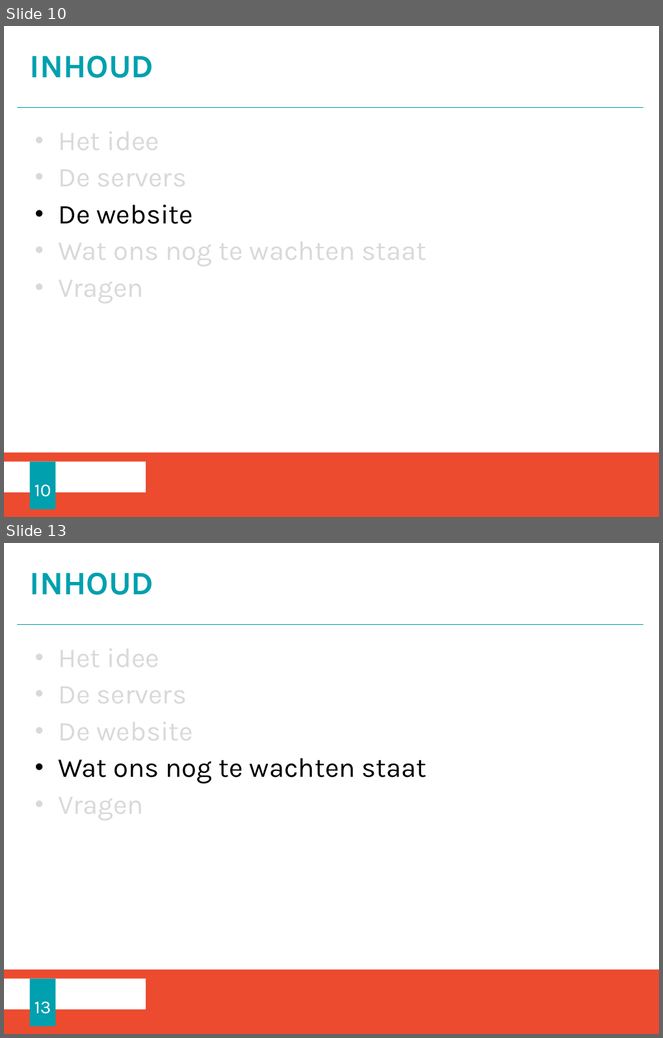
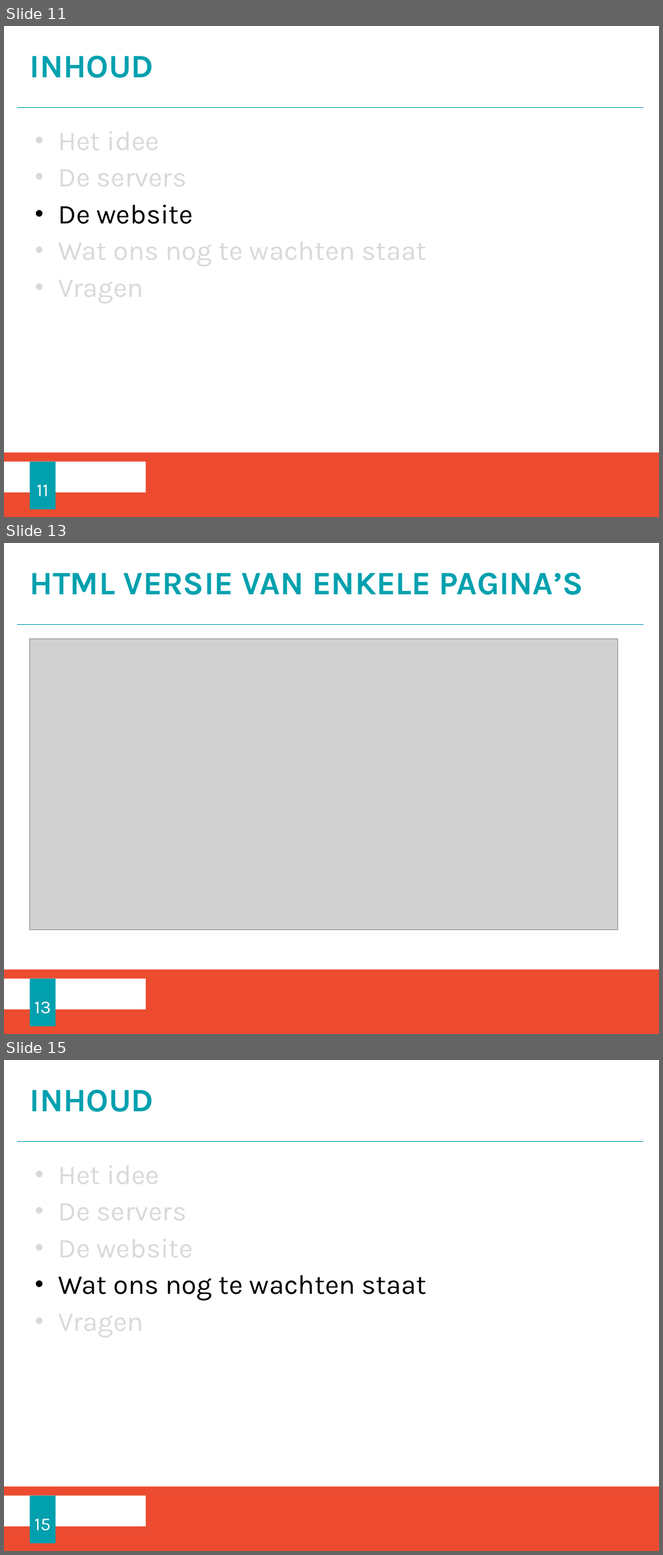
Before and after one commit to RBracke/SocialBusiness, a slide deck: Documenten/presentatie_mid.pptx. Shown one above the other, each under a label of ours: slides 10 and 13 before the commit, slides 11, 13 and 15 after it; the slides between them are not shown. The pictures are 663x1038 and 663x1555 pixels, drawn with LibreOffice and Linux fonts; fonts in the diff are those of the drawing; grey boxes stand for pictures; background and template pictures are left out. Boxes give left, top, right and bottom in pixels: in the first picture for what was removed or moved away, otherwise in the second. Text is boxed around its words. In the diff, an @@ line names an element or a change of style, - is before the commit and + after.

```diff
--- a/Documenten/presentatie_mid.pptx
+++ b/Documenten/presentatie_mid.pptx
@@ slide 13 added at (4, 543, 659, 1034), background #FFFFFF; not listed: 3 template elements that a slide beside it also shows @@
@@ title added at (30, 572, 584, 595), 36 pt, text #00A0AE, bold @@
+HTML VERSIE VAN ENKELE PAGINA’S
@@ picture added at (29, 639, 618, 930) @@
@@ page number added at (29, 979, 55, 1027), fill #00A0AE, 20 pt, text #FFFFFF @@
+13
@@ what was slide 10 is now slide 11 @@
@@ page number at (36, 485, 48, 497): text changed @@
-10
+11
@@ what was slide 13 is now slide 15 @@
@@ page number at (35, 1519, 51, 1531): text changed @@
-13
+15
```
Also in this commit, not shown: 5 other slides added, 3 slides removed, 2 other files.
